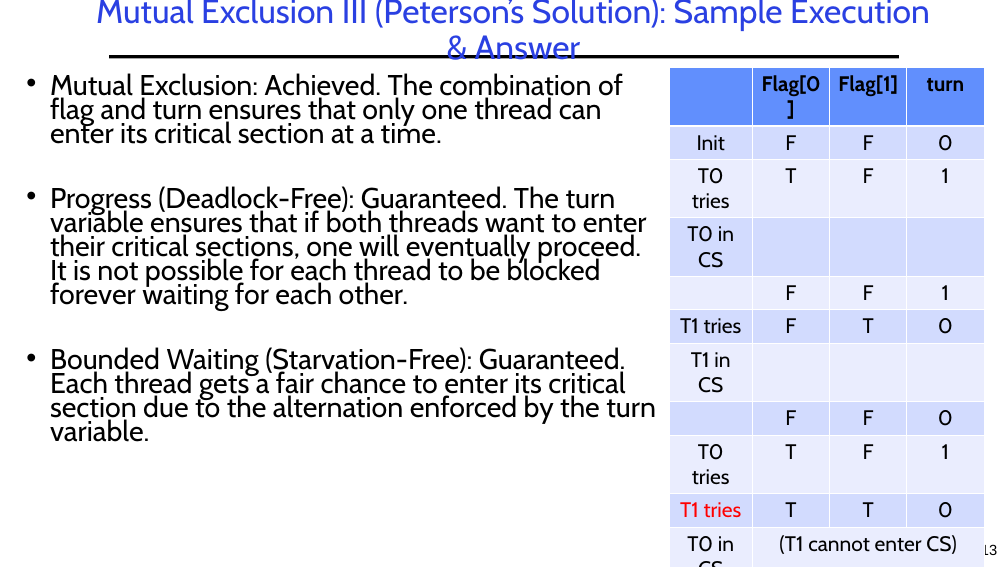
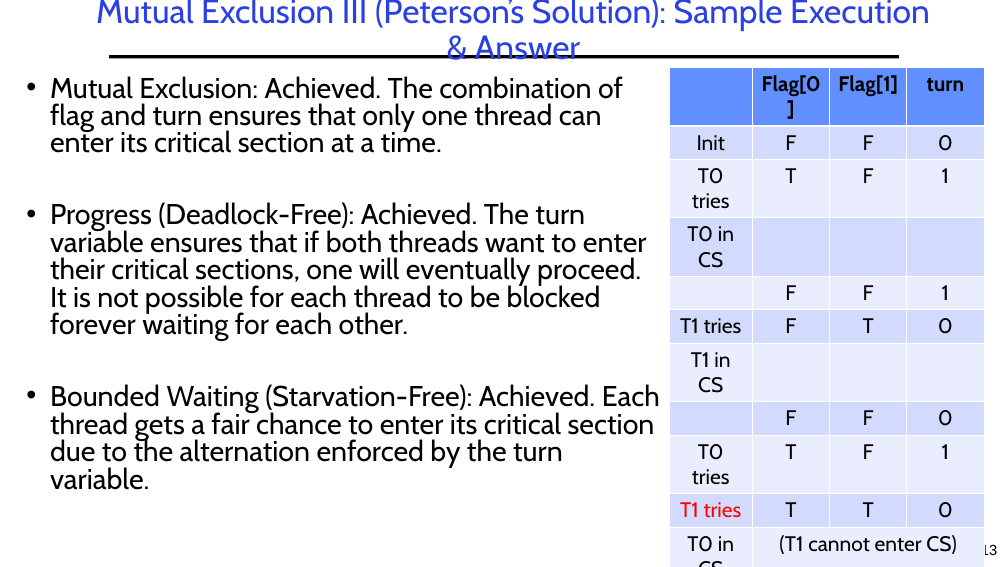
Before and after one commit to guhofstra/CSC256Fa25, a slide deck: slide 13 of PPTs/L3-Exercises ANS.pptx. Drawn at 1008x567 pixels with LibreOffice and Linux fonts; fonts in the diff are those of the drawing. Boxes give left, top, right and bottom in pixels: in the first picture for what was removed or moved away, otherwise in the second. Text is boxed around its words. In the diff, an @@ line names an element or a change of style, - is before the commit and + after.

```diff
--- a/PPTs/L3-Exercises ANS.pptx
+++ b/PPTs/L3-Exercises ANS.pptx
@@ text at [50, 76, 623, 153]: line spacing 0.7 to 0.8 @@
@@ text at [50, 202, 660, 490]: text changed @@
-• Progress (Deadlock-Free): Guaranteed. The turn variable ensures that if both threads want to enter their critical sections, one will eventually proceed. It is not possible for each thread to be blocked forever waiting for each other.
-• Bounded Waiting (Starvation-Free): Guaranteed. Each thread gets a fair chance to enter its critical section due to the alternation enforced by the turn variable.
+• Progress (Deadlock-Free): Achieved. The turn variable ensures that if both threads want to enter their critical sections, one will eventually proceed. It is not possible for each thread to be blocked forever waiting for each other.
+• Bounded Waiting (Starvation-Free): Achieved. Each thread gets a fair chance to enter its critical section due to the alternation enforced by the turn variable.
```
Also in this commit, not shown: 6 other slides changed, 4 other files.
